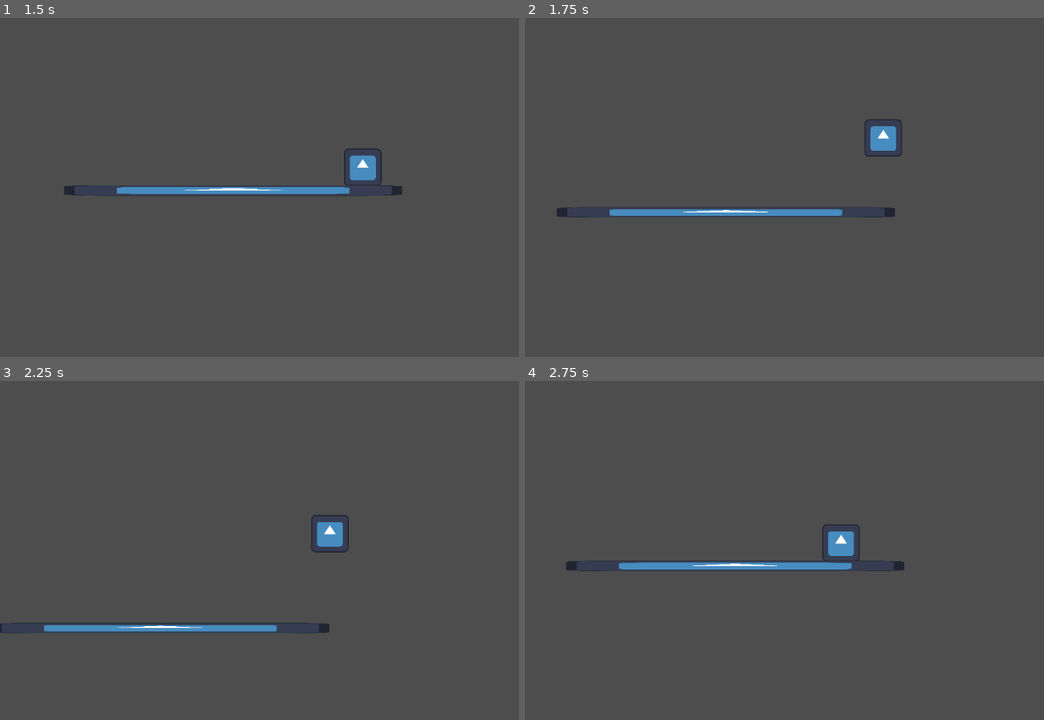
Above: before the commit, frames 1-4 (two rows, left to right).
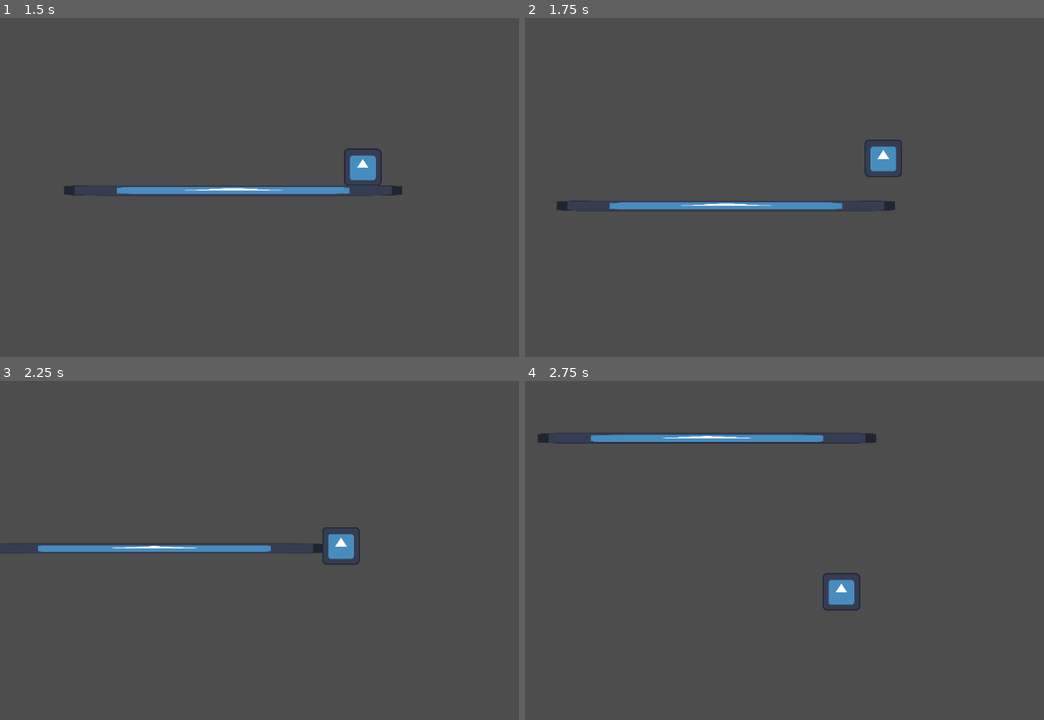
Above: after the commit, the same moments.

Repository: Stevescape/CatKnight
Game: Godot game, scene res://level_1.tscn
Same seed, same stepped clock (60 frames per second), same inputs: the game is played once before the commit and once after it. The engine's default icon, where the game draws it, is replaced by a stand-in: a white triangle on a blue panel in a dark square.
Inputs:
- Up to frame 1 (1.5 s): hold Space (jump) 0.53-1.28 s; hold D (move_right) from 0.53 s (still down); tap Shift (pounce) at 1.35 s
- Up to frame 2 (1.75 s): keep holding D (move_right); tap Space (jump) at 1.52, 1.55 s
- Up to frame 3 (2.25 s): tap Space (jump) at 1.82 s; release D (move_right) at 2.03 s; hold A (move_left) from 2.03 s (still down); hold Space (jump) from 2.03 s (still down)
- Up to frame 4 (2.75 s): keep holding A (move_left); keep holding Space (jump)

Frame 1 is identical in both runs. In frame 2, 2.7% of the frame differs, in the area x 6-73%, y 29-59%; in frame 3, 2.9%; in frame 4, 3.5%, in the area x 2-74%, y 15-68%.

Commit message:
added different jump heights based on time holding space

Diff:
--- a/player.gd
+++ b/player.gd
@@ -14,3 +14,7 @@
 @onready var sm: Node = $StateMachine
 
 var horizontal_input: float = 0.0
+
+# jump settings
+@export var jump_cut_multiplier = 5
+@export var fall_gravity_multiplier = 10
--- a/scripts/player_states/player_jumping_state.gd
+++ b/scripts/player_states/player_jumping_state.gd
@@ -8,12 +8,19 @@
 func enter():
 	horizontal_velocity = character.velocity.x
 	character.velocity.y = character.jump_velocity
-	#sprite.animation = "jump"
 	print("jump")
 
 func update(delta: float):
-	# gravity
-	character.velocity.y += character.gravity
+	# different types of jumps
+	if character.velocity.y < 0 and not Input.is_action_pressed("jump"):
+		# released early → short jump
+		print("min jump")
+		character.velocity.y += character.gravity * character.jump_cut_multiplier
+	else:
+		# space held → long jump
+		print("normal jump")
+		character.velocity.y += character.gravity
+
 	# horizontal movement
 	var input_x = Input.get_axis("move_left", "move_right")
 
